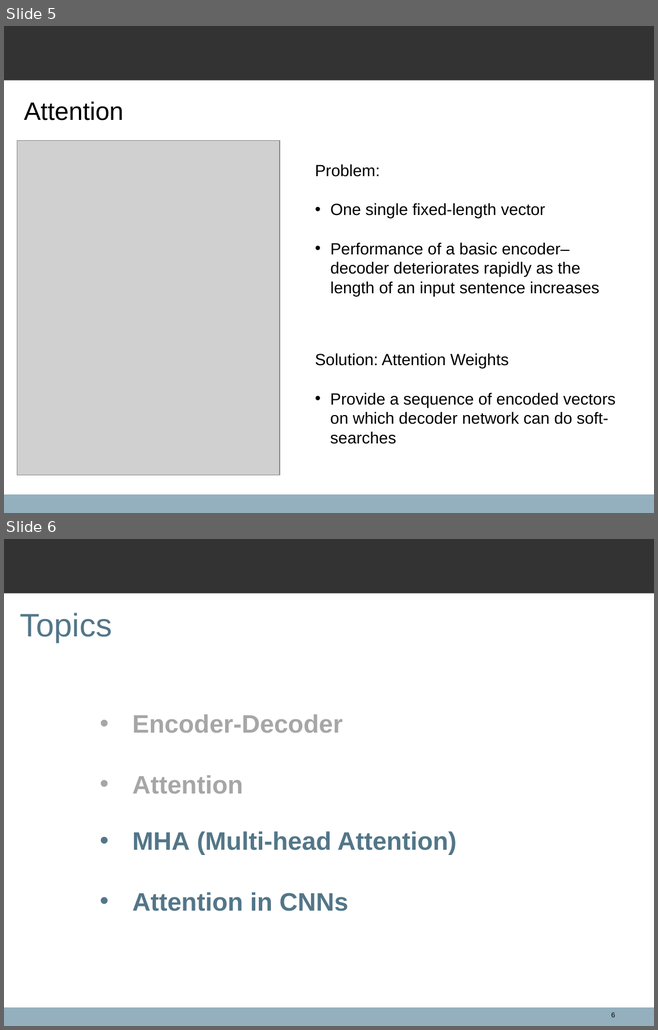
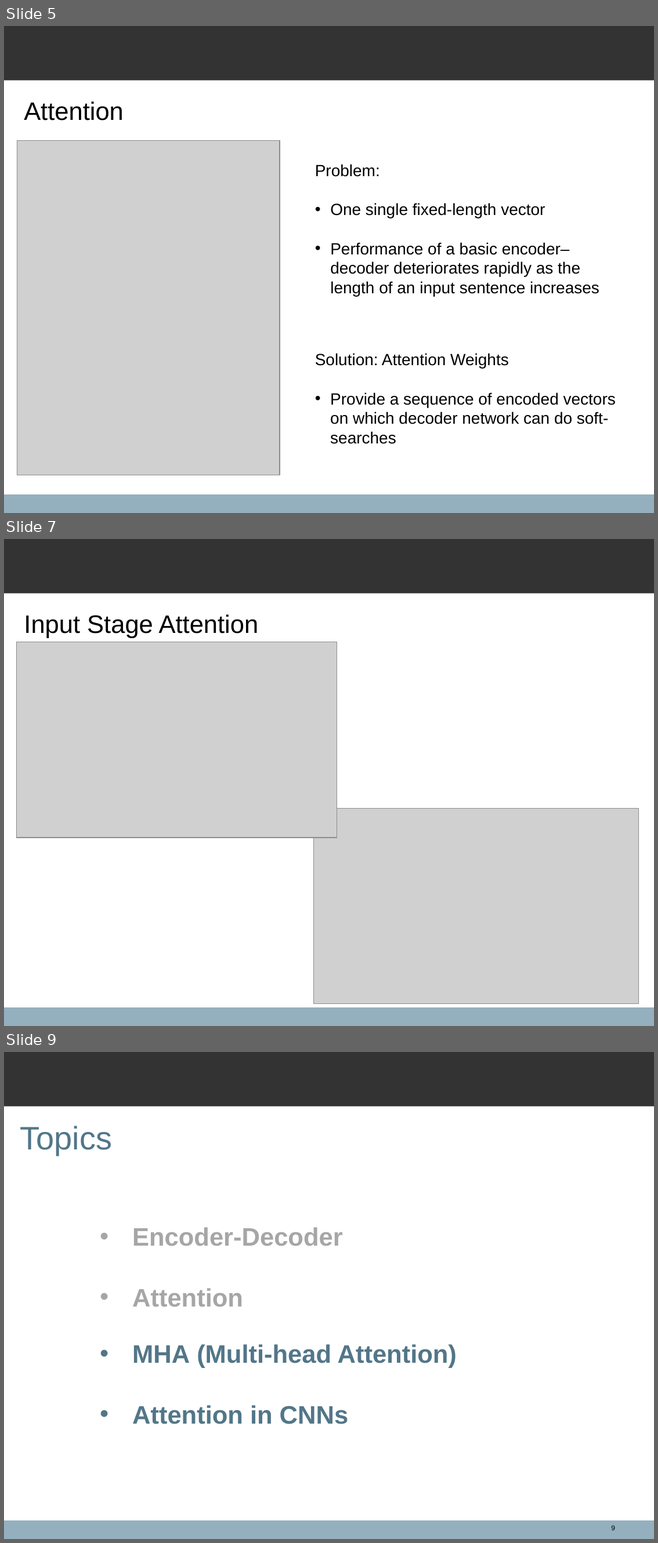
Before and after one commit to spacegoing/PHD_PROPOSAL, a slide deck: Presentation/Presentation.ppt. Shown one above the other, each under a label of ours: slides 5 and 6 before the commit, slides 5, 7 and 9 after it; the slides between them are not shown. The pictures are 658x1030 and 658x1543 pixels, drawn with LibreOffice and Linux fonts; fonts in the diff are those of the drawing; grey boxes stand for pictures; background and template pictures are left out. Boxes give left, top, right and bottom in pixels: in the first picture for what was removed or moved away, otherwise in the second. Text is boxed around its words. In the diff, an @@ line names an element or a change of style, - is before the commit and + after.

```diff
--- a/Presentation/Presentation.ppt
+++ b/Presentation/Presentation.ppt
@@ slide 7 added at box(4, 539, 654, 1026), background #FFFFFF; not listed: 2 template elements that a slide beside it also shows @@
@@ text added at box(24, 614, 259, 638), 28 pt, text #000000 @@
+Input Stage Attention
@@ picture added at box(17, 642, 336, 838) @@
@@ picture added at box(313, 808, 638, 1004) @@
@@ what was slide 6 is now slide 9 @@
@@ page number at box(611, 1525, 615, 1530): text changed @@
-6
+9
```
Also in this commit, not shown: 2 slides changed, 2 other slides added, 10 other files.
